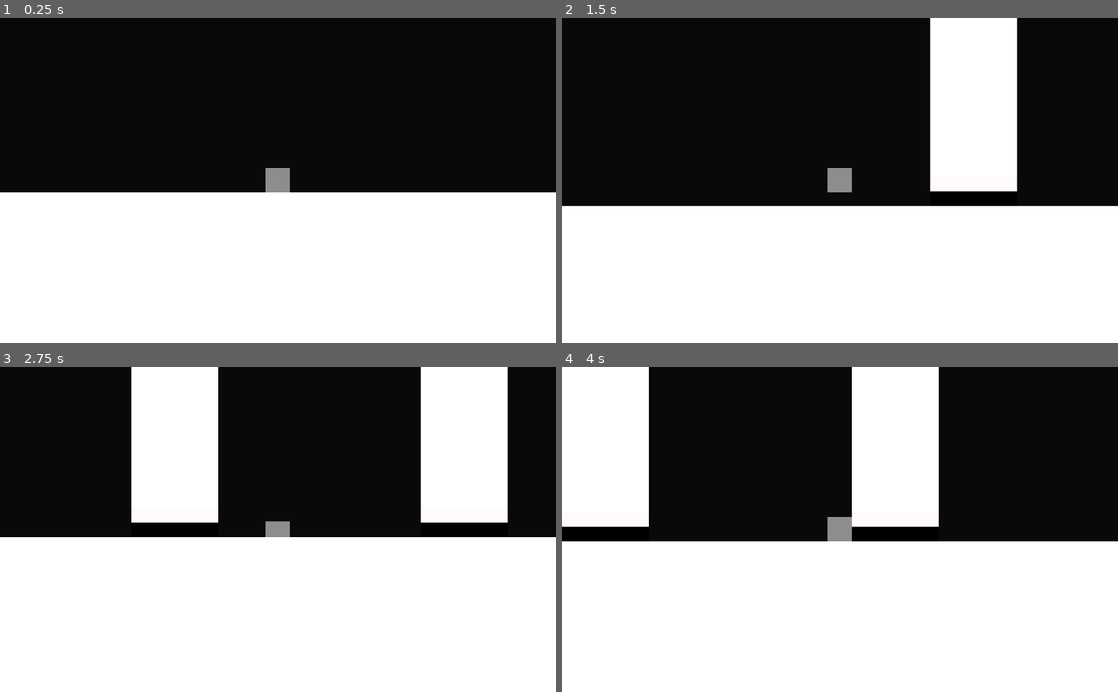
Above: before the commit, frames 1-4 (two rows, left to right).
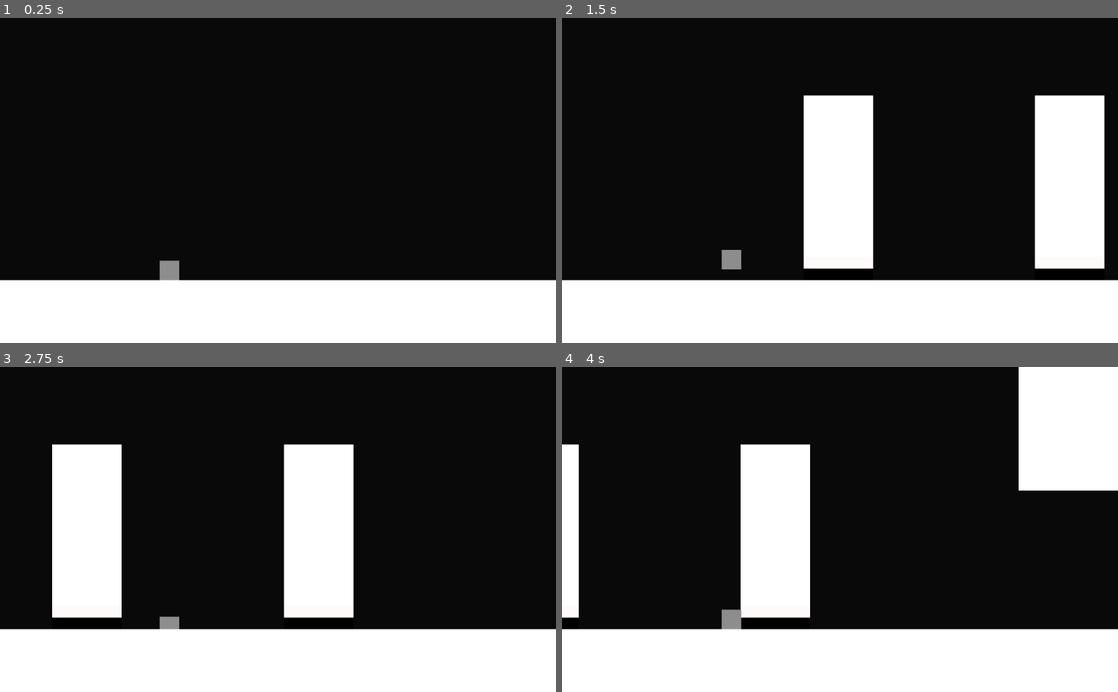
Above: after the commit, the same moments.

Repository: oleksadobush/Up_is_Down
Game: Godot game, scene res://src/Main.tscn
The game is run twice, just before and just after one commit, with the same random seed, the same clock (stepped at 60 frames per second) and the same inputs.
Inputs:
- Up to frame 1 (0.25 s): no input
- Up to frame 2 (1.5 s): hold Right (RIGHT) from 0.53 s (still down); tap Up (UP) at 0.77 s
- Up to frame 3 (2.75 s): tap Up (UP) at 1.52 s; tap Enter at 2 s; release Right (RIGHT) at 2.03 s; hold Down (DOWN) from 2.03 s (still down)
- Up to frame 4 (4 s): release Down (DOWN) at 2.78 s; hold Right (RIGHT) from 2.78 s (still down); tap Up (UP) at 3.02, 3.77 s

The runs differ from the first frame. In frame 1, 27% of the frame differs, in the area x 0-100%, y 46-81%; in frame 2, 35%; in frame 3, 45%; in frame 4, 49%, in the area x 0-100%, y 0-81%.

Commit message:
Added camera shifting
Camera shifts, when player is out of vision

Diff:
--- a/src/Levels/CustomCamera.gd
+++ b/src/Levels/CustomCamera.gd
@@ -1,16 +1,22 @@
 extends Camera2D
+
+var DIFFERENCE = 512 # 512
+var SHIFT = 768 # 1280
 
 onready var player = get_node("../Player")
 onready var next_position: Vector2 = Vector2()
 onready var starting_position: Vector2 = Vector2()
 
 func _ready():
-	starting_position.x = player.get_position().x + 300
-	starting_position.y = player.get_position().y - 250
-	self.set_position(starting_position)
+	next_position.x = player.get_position().x + 300
+	next_position.y = player.get_position().y - 250
+	self.set_position(next_position)
 
 
 func _physics_process(delta):
 	next_position.x = player.get_position().x + 300
-	next_position.y = self.get_position().y
+	if player.get_position().y >= self.get_position().y + DIFFERENCE:
+		next_position.y += SHIFT
+	elif player.get_position().y <= self.get_position().y - DIFFERENCE:
+		next_position.y -= SHIFT
 	self.set_position(next_position)
--- a/src/Levels/IntroLevel.tscn
+++ b/src/Levels/IntroLevel.tscn
@@ -23,5 +23,7 @@
 position = Vector2( 4541, -614 )
 
 [node name="Camera2D" type="Camera2D" parent="."]
+position = Vector2( 300, 0 )
+current = true
 zoom = Vector2( 1.5, 1.5 )
 script = ExtResource( 6 )
